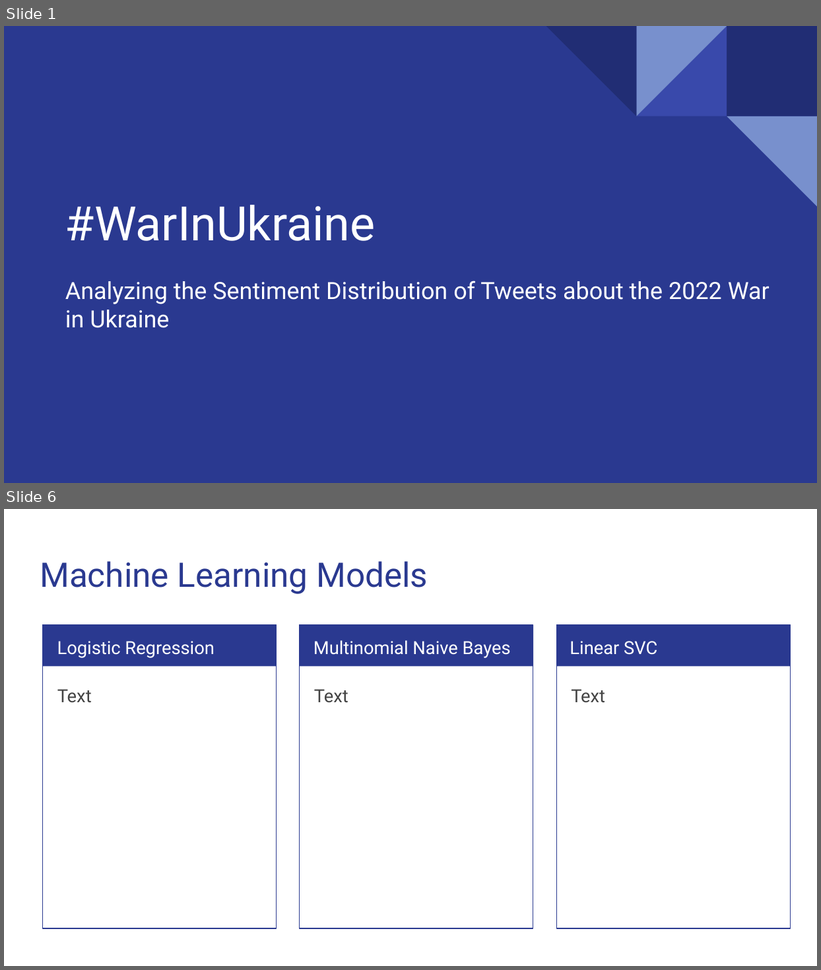
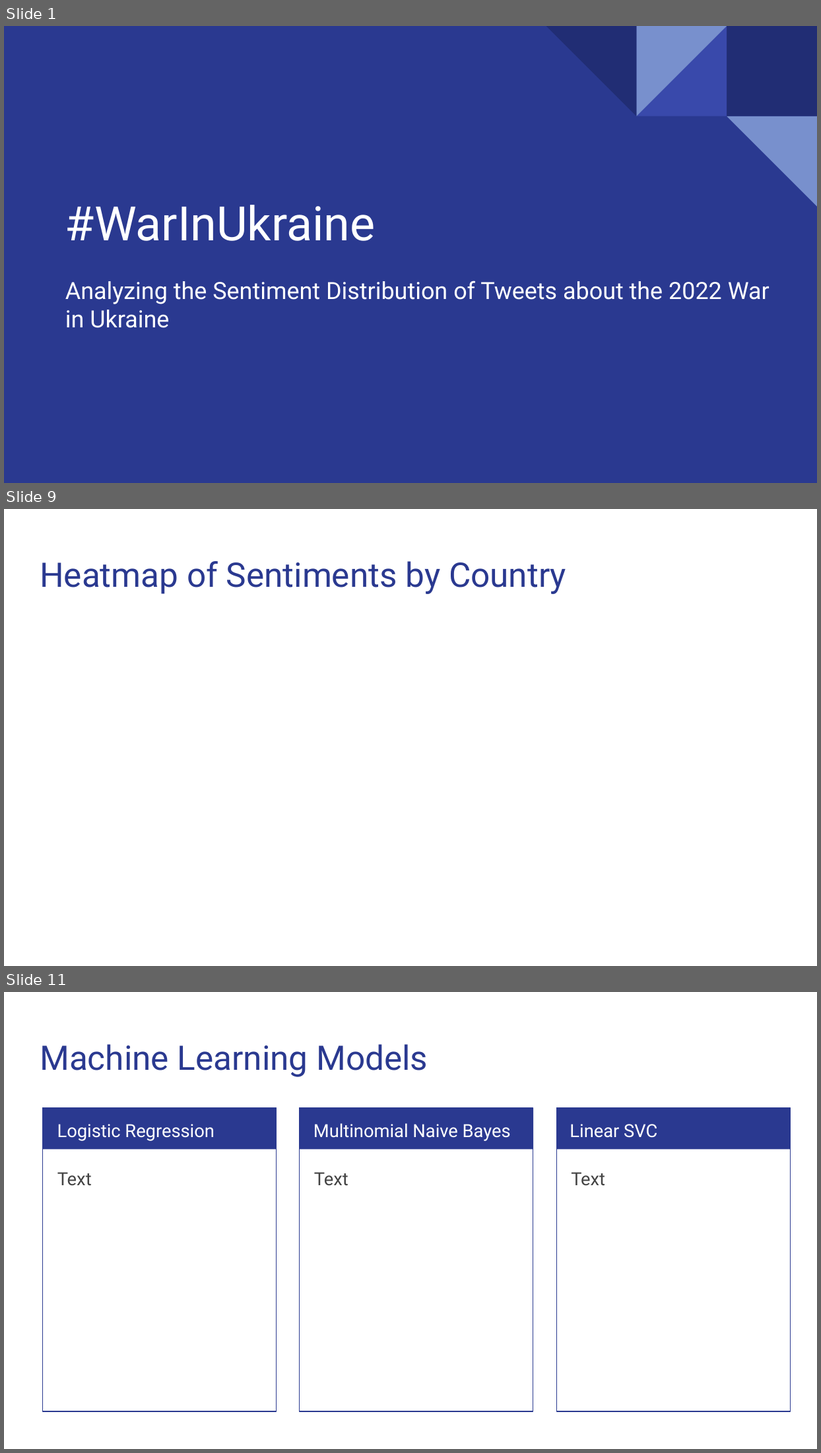
Before and after one commit to aduchini/Final_project, a slide deck: Presentation_WarInUkraine.pptx. Shown one above the other, each under a label of ours: slides 1 and 6 before the commit, slides 1, 9 and 11 after it; the slides between them are not shown. The pictures are 821x970 and 821x1453 pixels, drawn with LibreOffice and Linux fonts; fonts in the diff are those of the drawing. Boxes give left, top, right and bottom in pixels: in the first picture for what was removed or moved away, otherwise in the second. Text is boxed around its words. In the diff, an @@ line names an element or a change of style, - is before the commit and + after.

```diff
--- a/Presentation_WarInUkraine.pptx
+++ b/Presentation_WarInUkraine.pptx
@@ slide 9 added at (x1=4, y1=509, x2=817, y2=966), background #FFFFFF @@
@@ title added at (x1=40, y1=561, x2=566, y2=594), 30 pt, text #2A3990 @@
+Heatmap of Sentiments by Country
@@ what was slide 6 is now slide 11 @@
```
Also in this commit, not shown: 4 slides changed, 5 other slides added.
